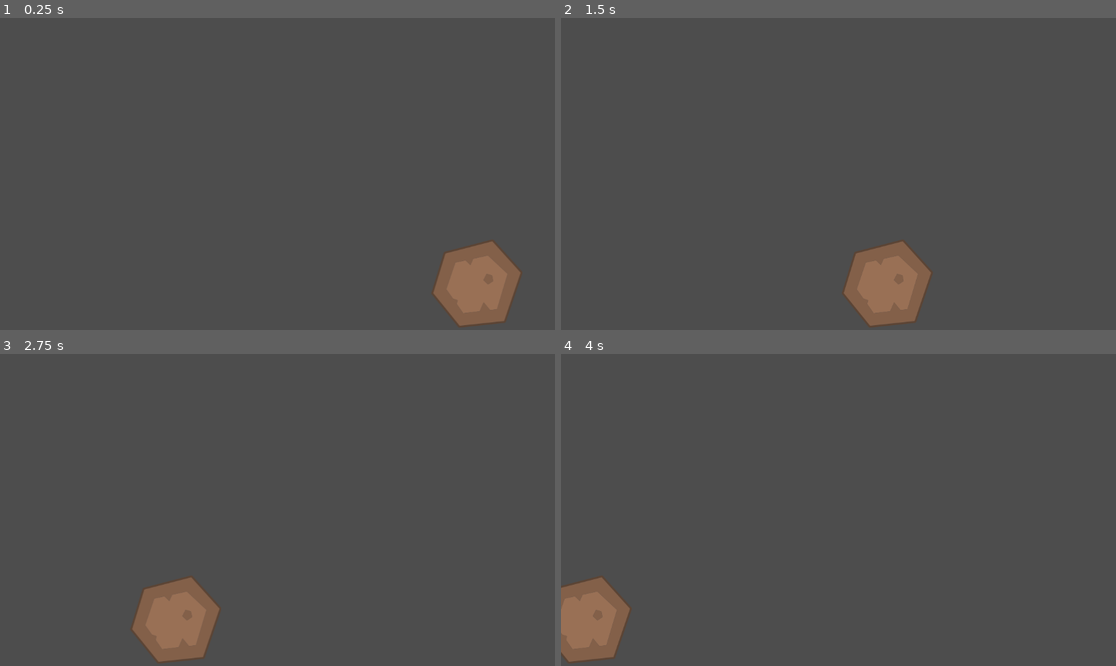
Above: before the commit, frames 1-4 (two rows, left to right).
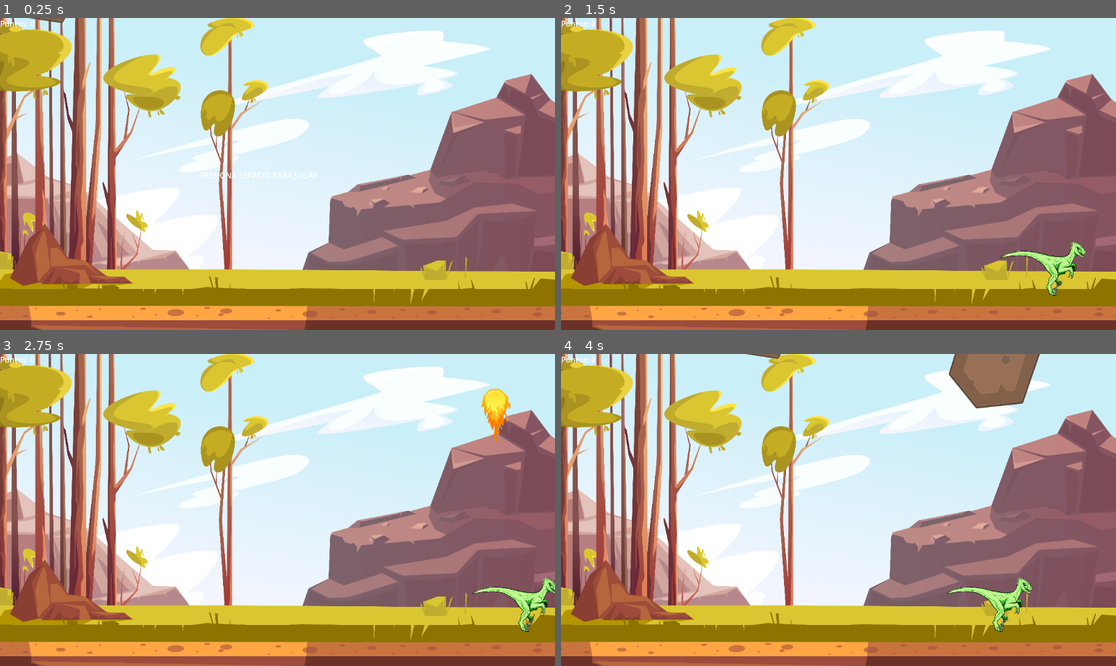
Above: after the commit, the same moments.

Repository: EstebanG17-ia/ProyectoGodot
Game: Godot game, scene res://Main.tscn
The game is run twice, just before and just after one commit, with the same random seed, the same clock (stepped at 60 frames per second) and the same inputs. Before the commit the project starts from res://big_asteroide.tscn.
Inputs:
- Up to frame 1 (0.25 s): no input
- Up to frame 2 (1.5 s): tap Space (shoot) at 0.5 s; hold Right (Right) 0.53-1.28 s; tap Enter (empezar_juego, bound only after the commit) at 0.6 s; tap R (reiniciar_tecla, bound only after the commit) at 0.8, 1.35 s; hold Down (Down) from 1.28 s (still down)
- Up to frame 3 (2.75 s): tap Enter (empezar_juego, bound only after the commit) at 1.55 s; release Down (Down) at 2.03 s; hold Right (Right) from 2.03 s (still down); tap Space (shoot) at 2.1 s; tap R (reiniciar_tecla, bound only after the commit) at 2.3 s
- Up to frame 4 (4 s): release Right (Right) at 2.78 s; hold Up (Up) 2.78-3.53 s; tap Enter (empezar_juego, bound only after the commit) at 2.85 s; hold Left (Left) from 3.53 s (still down); tap R (reiniciar_tecla, bound only after the commit) at 3.6 s

The runs differ from the first frame. In frame 1, 99% of the frame differs, in the area x 0-100%, y 0-100%; in frame 2, 100%; in frame 3, 100%; in frame 4, 100%.

Commit message:
Juego de dinosaurio

Diff:
--- /dev/null
+++ b/HUD.tscn
@@ -0,0 +1,10 @@
+[gd_scene format=3 uid="uid://bi7c0vr013y8b"]
+
+[node name="HUD" type="CanvasLayer" unique_id=1536048275]
+
+[node name="lblPuntos" type="Label" parent="." unique_id=167112606]
+modulate = Color(0, 0, 0, 1)
+self_modulate = Color(0, 0, 0, 1)
+offset_right = 40.0
+offset_bottom = 23.0
+text = "Puntos: 0"
--- /dev/null
+++ b/Inicio.gd
@@ -0,0 +1 @@
+extends Control
--- a/Laser.gd
+++ b/Laser.gd
@@ -1,14 +1,13 @@
 extends Area2D
 
-@export var speed = 250
+@export var speed: int
 
 func _process(delta: float) -> void:
-	position.x += speed * delta
+	position.y -= speed * delta
 
 func _on_area_entered(area: Area2D) -> void:
 	if area.is_in_group("asteroides"):
 		queue_free()
 
-
 func _on_visible_on_screen_notifier_2d_screen_exited() -> void:
 	queue_free()
--- a/Laser.tscn
+++ b/Laser.tscn
@@ -1,23 +1,26 @@
 [gd_scene format=3 uid="uid://b5gn2e0yos4y4"]
 
 [ext_resource type="Script" uid="uid://diiyrvaj8c2iq" path="res://Laser.gd" id="1_y3ayh"]
-[ext_resource type="Texture2D" uid="uid://d2x8q7jnthye5" path="res://assets/sprites/laser.png" id="2_tgwgk"]
+[ext_resource type="Texture2D" uid="uid://ceyq2g80natkw" path="res://assets/sprites/BolaDeFuegoRaaaaww.png" id="2_y3ayh"]
 
 [sub_resource type="CapsuleShape2D" id="CapsuleShape2D_c0y1x"]
-radius = 7.0
-height = 68.0
+radius = 25.999643
+height = 70.11426
 
 [node name="Area2D" type="Area2D" unique_id=997558252 groups=["laser"]]
+rotation = -1.5760323
 script = ExtResource("1_y3ayh")
+speed = 500
 
 [node name="Sprite2D" type="Sprite2D" parent="." unique_id=520210807]
-position = Vector2(1, 0)
-rotation = 1.5707964
-texture = ExtResource("2_tgwgk")
+position = Vector2(20.999725, 0.10995674)
+rotation = -1.5707964
+scale = Vector2(0.111775294, 0.104126014)
+texture = ExtResource("2_y3ayh")
 
 [node name="CollisionShape2D" type="CollisionShape2D" parent="." unique_id=641484994]
-position = Vector2(1, 0)
-rotation = 1.5707964
+position = Vector2(43.999397, 0.23038092)
+rotation = -1.5707964
 shape = SubResource("CapsuleShape2D_c0y1x")
 
 [node name="VisibleOnScreenNotifier2D" type="VisibleOnScreenNotifier2D" parent="." unique_id=909358849 groups=["laser"]]
--- a/Main.tscn
+++ b/Main.tscn
@@ -1,17 +1,18 @@
 [gd_scene format=3 uid="uid://dtr1ouvxnleuw"]
 
-[ext_resource type="Texture2D" uid="uid://ki35hi716qcw" path="res://assets/sprites/background.png" id="1_uu6xs"]
+[ext_resource type="Script" uid="uid://dbgojhdgk1jtg" path="res://main.gd" id="1_trn2v"]
 [ext_resource type="PackedScene" uid="uid://djjg3i36vxv3d" path="res://big_asteroide.tscn" id="2_r0du0"]
+[ext_resource type="Texture2D" uid="uid://ccei5bgyyfpmg" path="res://assets/487.jpg" id="2_wkp8b"]
 [ext_resource type="PackedScene" uid="uid://bf5062ti0f8jl" path="res://mediuma_asteroide.tscn" id="3_cm0pq"]
 [ext_resource type="PackedScene" uid="uid://wx6jm5ta84ej" path="res://smalal_asteroide.tscn" id="4_cm0pq"]
-[ext_resource type="PackedScene" uid="uid://7rjxjkx6rr3m" path="res://player.tscn" id="6_3dxm6"]
+[ext_resource type="PackedScene" uid="uid://wkkou1q8uvo2" path="res://inicio.tscn" id="6_lgr22"]
 [ext_resource type="Script" uid="uid://cfqep68rraawd" path="res://asteroide_spawner.gd" id="7_lgr22"]
+[ext_resource type="PackedScene" uid="uid://d157xhdr3m61c" path="res://puntos.tscn" id="8_03owx"]
+[ext_resource type="PackedScene" uid="uid://bhqilfo06bisy" path="res://game_over_screen.tscn" id="9_wkp8b"]
+[ext_resource type="Script" uid="uid://j6ngx6c37axq" path="res://suelo.gd" id="10_wkp8b"]
 
 [sub_resource type="RectangleShape2D" id="RectangleShape2D_lgr22"]
 size = Vector2(10, 672)
-
-[sub_resource type="RectangleShape2D" id="RectangleShape2D_trn2v"]
-size = Vector2(1170, 15.5)
 
 [sub_resource type="RectangleShape2D" id="RectangleShape2D_03owx"]
 size = Vector2(12, 664)
@@ -19,31 +20,30 @@
 [sub_resource type="RectangleShape2D" id="RectangleShape2D_3dxm6"]
 size = Vector2(1171, 10)
 
+[sub_resource type="RectangleShape2D" id="RectangleShape2D_wkp8b"]
+size = Vector2(1175, 84)
+
 [node name="Node2D" type="Node2D" unique_id=613075161]
+process_mode = 3
+script = ExtResource("1_trn2v")
 
 [node name="Background" type="Sprite2D" parent="." unique_id=60900935]
-position = Vector2(577, 340)
-scale = Vector2(0.6018191, 0.5545675)
-texture = ExtResource("1_uu6xs")
+position = Vector2(577.50006, 581.5)
+scale = Vector2(0.19849999, 0.29925)
+texture = ExtResource("2_wkp8b")
 
 [node name="Wall(limitadores de movimiento)" type="Node" parent="." unique_id=1245837290]
 
 [node name="BottonWall" type="StaticBody2D" parent="Wall(limitadores de movimiento)" unique_id=1245738374]
 
 [node name="CollisionShape2D" type="CollisionShape2D" parent="Wall(limitadores de movimiento)/BottonWall" unique_id=1059755611]
-position = Vector2(-5, 326)
+position = Vector2(-12, 327)
 shape = SubResource("RectangleShape2D_lgr22")
-
-[node name="LetfWall" type="StaticBody2D" parent="Wall(limitadores de movimiento)" unique_id=1017502690]
-
-[node name="CollisionShape2D" type="CollisionShape2D" parent="Wall(limitadores de movimiento)/LetfWall" unique_id=894162170]
-position = Vector2(575, 653.25)
-shape = SubResource("RectangleShape2D_trn2v")
 
 [node name="RightWall" type="StaticBody2D" parent="Wall(limitadores de movimiento)" unique_id=1620931801]
 
 [node name="CollisionShape2D" type="CollisionShape2D" parent="Wall(limitadores de movimiento)/RightWall" unique_id=963805196]
-position = Vector2(1156, 328)
+position = Vector2(1166, 333)
 shape = SubResource("RectangleShape2D_03owx")
 
 [node name="TopWall" type="StaticBody2D" parent="Wall(limitadores de movimiento)" unique_id=20855019]
@@ -58,15 +58,23 @@
 position = Vector2(901, 14)
 
 [node name="MediumAsteroide" parent="Objetos(Laser, Nave y Asteroides)" unique_id=2145954991 instance=ExtResource("3_cm0pq")]
-position = Vector2(957, 116)
+position = Vector2(98, -87)
 
 [node name="SmallAsteroide" parent="Objetos(Laser, Nave y Asteroides)" unique_id=237423785 instance=ExtResource("4_cm0pq")]
-position = Vector2(1037, 498)
+position = Vector2(842, -93)
 
-[node name="Player" parent="Objetos(Laser, Nave y Asteroides)" unique_id=1174121348 instance=ExtResource("6_3dxm6")]
-position = Vector2(3, 186)
+[node name="Inicio" parent="Objetos(Laser, Nave y Asteroides)" unique_id=2033548141 instance=ExtResource("6_lgr22")]
+offset_left = 413.0
+offset_top = 315.0
+offset_right = 413.016
+offset_bottom = 321.408
+
+[node name="HUD" parent="Objetos(Laser, Nave y Asteroides)" unique_id=1536048275 instance=ExtResource("8_03owx")]
+
+[node name="GameOverScreen" parent="Objetos(Laser, Nave y Asteroides)" unique_id=1930893236 instance=ExtResource("9_wkp8b")]
 
 [node name="AsteroideSpawner" type="Marker2D" parent="." unique_id=1894923118]
+process_mode = 3
 position = Vector2(1226, 316)
 script = ExtResource("7_lgr22")
 asteroides = Array[PackedScene]([ExtResource("2_r0du0"), ExtResource("3_cm0pq"), ExtResource("4_cm0pq")])
@@ -76,6 +84,15 @@
 autostart = true
 
 [node name="BigAsteroide" parent="." unique_id=1597036847 instance=ExtResource("2_r0du0")]
-position = Vector2(-44, -213)
+position = Vector2(-646, -659)
+
+[node name="Suelo" type="Area2D" parent="." unique_id=615694089 groups=["Suelo"]]
+position = Vector2(11, 625)
+script = ExtResource("10_wkp8b")
+
+[node name="CollisionShape2D" type="CollisionShape2D" parent="Suelo" unique_id=613033169 groups=["Suelo"]]
+position = Vector2(569.5, -19)
+shape = SubResource("RectangleShape2D_wkp8b")
 
 [connection signal="timeout" from="AsteroideSpawner/Timer" to="AsteroideSpawner" method="_on_timer_timeout"]
+[connection signal="area_entered" from="Suelo" to="Suelo" method="_on_area_entered"]
--- a/area_1.2d.gd
+++ b/area_1.2d.gd
@@ -1,13 +1,25 @@
 extends Area2D
 
-@export var speed = 250
+@export var speed = 150
 
 func _process(delta: float) -> void:
-	position.x -= speed * delta
+	position.y += speed * delta
 
 func _on_area_entered(area: Area2D) -> void:
 	if area.is_in_group("laser"):
+		var main_node = get_tree().current_scene
+
+		if main_node.has_method("sumar_puntos"):
+			main_node.sumar_puntos()
+
+		area.queue_free()
 		queue_free()
+
+	if area.is_in_group("suelo"):
+		var main_node = get_tree().current_scene
+
+		if main_node.has_method("detener_juego"):
+			main_node.detener_juego()
 
 
 func _on_body_entered(body: Node2D) -> void:
--- a/area_2d.gd
+++ b/area_2d.gd
@@ -1,14 +1,25 @@
 extends Area2D
 
-@export var speed = 250
+@export var speed = 150
 
 func _process(delta: float) -> void:
-	position.x -= speed * delta
-
+	position.y += speed * delta
 
 func _on_area_entered(area: Area2D) -> void:
 	if area.is_in_group("laser"):
+		var main_node = get_tree().current_scene
+
+		if main_node.has_method("sumar_puntos"):
+			main_node.sumar_puntos()
+
+		area.queue_free()
 		queue_free()
+
+	if area.is_in_group("suelo"):
+		var main_node = get_tree().current_scene
+
+		if main_node.has_method("detener_juego"):
+			main_node.detener_juego()
 
 
 func _on_body_entered(body: Node2D) -> void:
--- a/asteroide_spawner.gd
+++ b/asteroide_spawner.gd
@@ -2,15 +2,36 @@
 
 @export var asteroides: Array[PackedScene]
 
-@export var min_y: float = 101.5
-@export var max_y: float = 554.5
+@export var min_x: float = 0
+@export var max_x: float = 800
+
+@export var spawn_chance: float = 0.8
+
+@export var max_asteroides: int = 3
+
+@export var min_time: float = 0.5
+@export var max_time: float = 1.5
+
 
 func add_asteroides():
-	var random_asteroid_scene = asteroides.pick_random()
-	var asteroid = random_asteroid_scene.instantiate()
-	var random_y = randf_range(min_y, max_y)
-	add_child(asteroid)
-	asteroid.global_position = Vector2(global_position.x, random_y)
+	if randf() > spawn_chance:
+		return
+
+	var cantidad = randi_range(1, max_asteroides)
+
+	for i in cantidad:
+		var random_asteroid_scene = asteroides.pick_random()
+		var asteroid = random_asteroid_scene.instantiate()
+
+		var random_x = randf_range(min_x, max_x)
+
+		get_tree().current_scene.add_child(asteroid)
+		asteroid.global_position = Vector2(random_x, -50)
+
 
 func _on_timer_timeout() -> void:
 	add_asteroides()
+
+	var new_time = randf_range(min_time, max_time)
+	$Timer.wait_time = new_time
+	$Timer.start()
--- a/big_asteroide.gd
+++ b/big_asteroide.gd
@@ -1,13 +1,28 @@
 extends Area2D
 
-@export var speed = 250
+@export var speed = 150
 
 func _process(delta: float) -> void:
-	position.x -= speed * delta
+	position.y += speed * delta
 
 
 func _on_area_entered(area: Area2D) -> void:
+	# 🔫 Si lo golpea el láser
 	if area.is_in_group("laser"):
+		var main_node = get_tree().current_scene
+
+		if main_node.has_method("sumar_puntos"):
+			main_node.sumar_puntos()
+
+		area.queue_free()
+		queue_free()
+
+	if area.is_in_group("suelo"):
+		var main_node = get_tree().current_scene
+
+		if main_node.has_method("detener_juego"):
+			main_node.detener_juego()
+
 		queue_free()
 
 
--- a/big_asteroide.tscn
+++ b/big_asteroide.tscn
@@ -7,14 +7,16 @@
 radius = 77.92946
 
 [node name="BigAsteroide" type="Area2D" unique_id=1222279962 groups=["asteroides"]]
+position = Vector2(0, -16)
 script = ExtResource("1_ds0fb")
 
 [node name="Sprite2D" type="Sprite2D" parent="." unique_id=1795130325]
-position = Vector2(1052.5, 551.5)
+position = Vector2(570.5, 71.5)
 texture = ExtResource("1_xapdi")
 
 [node name="CollisionShape2D" type="CollisionShape2D" parent="." unique_id=1811561911]
-position = Vector2(1053.5, 554.5)
+position = Vector2(567.0837, 75.02051)
+rotation = 0.44854963
 shape = SubResource("CircleShape2D_ds0fb")
 
 [connection signal="area_entered" from="." to="." method="_on_area_entered"]
--- /dev/null
+++ b/game_over_screen.tscn
@@ -0,0 +1,24 @@
+[gd_scene format=3 uid="uid://bhqilfo06bisy"]
+
+[node name="GameOverScreen" type="CanvasLayer" unique_id=1930893236]
+
+[node name="ColorRect" type="ColorRect" parent="." unique_id=1435425863]
+offset_left = -9.0
+offset_top = -9.0
+offset_right = 1172.0
+offset_bottom = 664.0
+color = Color(0, 0, 0, 0.5176471)
+
+[node name="lblMensaje" type="Label" parent="." unique_id=600581922]
+offset_left = 493.0
+offset_top = 266.0
+offset_right = 585.0
+offset_bottom = 289.0
+text = "GAME OVER"
+
+[node name="lblReiniciar" type="Label" parent="." unique_id=983523315]
+offset_left = 420.0
+offset_top = 340.0
+offset_right = 651.0
+offset_bottom = 363.0
+text = "Presiona R para volver a jugar"
--- /dev/null
+++ b/inicio.tscn
@@ -0,0 +1,17 @@
+[gd_scene format=3 uid="uid://wkkou1q8uvo2"]
+
+[node name="Inicio" type="Control" unique_id=2033548141]
+layout_mode = 3
+anchor_right = 0.09200001
+anchor_bottom = 0.12900001
+offset_right = 0.015991211
+offset_bottom = 6.407997
+
+[node name="lblInicio" type="Label" parent="." unique_id=1597333173]
+process_mode = 3
+layout_mode = 0
+offset_right = 252.0
+offset_bottom = 23.0
+text = "Presiona espacio para jugar"
+clip_text = true
+uppercase = true
--- /dev/null
+++ b/main.gd
@@ -0,0 +1,55 @@
+extends Node2D
+
+const ESCENA_Player = preload("res://Player.tscn")
+@onready var lblInicio = $"Objetos(Laser, Nave y Asteroides)/Inicio/lblInicio"
+@onready var lblPuntos = $"Objetos(Laser, Nave y Asteroides)/HUD/lblPuntos"
+@onready var gameOverScreen = $"Objetos(Laser, Nave y Asteroides)/GameOverScreen"
+
+var player_actual: Node2D = null
+var juego_iniciado = false
+var puntos = 0
+
+func _ready():
+	process_mode = Node.PROCESS_MODE_ALWAYS
+	get_tree().paused = true
+	juego_iniciado = false
+	gameOverScreen.visible = false
+	actualizar_interfaz_puntos()
+
+func _process(_delta):
+	if !juego_iniciado and Input.is_action_just_pressed("empezar_juego"):
+		iniciar_juego()
+
+	if gameOverScreen.visible and Input.is_action_just_pressed("reiniciar_tecla"):
+		iniciar_juego()
+
+func iniciar_juego():
+	get_tree().call_group("asteroides", "queue_free")
+
+	if player_actual:
+		player_actual.queue_free()
+
+	player_actual = ESCENA_Player.instantiate()
+	player_actual.position = Vector2(-30, 183)
+	add_child(player_actual)
+
+	puntos = 0
+	actualizar_interfaz_puntos()
+
+	juego_iniciado = true
+	get_tree().paused = false
+	lblInicio.visible = false
+	gameOverScreen.visible = false
+
+func detener_juego():
+	juego_iniciado = false
+	get_tree().paused = true
+	gameOverScreen.visible = true
+
+func sumar_puntos():
+	puntos += 100
+	actualizar_interfaz_puntos()
+
+func actualizar_interfaz_puntos():
+	if lblPuntos:
+		lblPuntos.text = "Puntos: " + str(puntos)
--- a/player.gd
+++ b/player.gd
@@ -1,15 +1,18 @@
 extends CharacterBody2D
 
-@export var speed: float = 300.0
+@export var speed: float = 400.0
 @export var laser_scene: PackedScene
+
+func _ready():
+	var screen_size = get_viewport_rect().size
+
+	global_position.x = screen_size.x / 2
+	global_position.y = screen_size.y - 50
+
 
 func _physics_process(delta: float) -> void:
 	var x_input = Input.get_axis("Left", "Right")
-	var y_input = Input.get_axis("Up", "Down")
-
 	velocity.x = x_input * speed
-	velocity.y = y_input * speed
-
 	move_and_slide()
 
 	if Input.is_action_just_pressed("shoot"):
@@ -25,4 +28,8 @@
 
 func _on_detection_area_area_entered(area: Area2D) -> void:
 	if area.is_in_group("asteroides"):
+		var main_node = get_tree().current_scene
+		if main_node.has_method("detener_juego"):
+			main_node.detener_juego()
+
 		queue_free()
--- a/player.tscn
+++ b/player.tscn
@@ -2,33 +2,37 @@
 
 [ext_resource type="Script" uid="uid://dxcv7h6n8vys8" path="res://player.gd" id="1_onrkg"]
 [ext_resource type="PackedScene" uid="uid://b5gn2e0yos4y4" path="res://Laser.tscn" id="2_hqtel"]
-[ext_resource type="Texture2D" uid="uid://u1dwh7mn2yxx" path="res://assets/sprites/ship.png" id="2_i3pqv"]
+[ext_resource type="Texture2D" uid="uid://n1ayju47y8db" path="res://assets/sprites/DinoJuegoRAAAAAWW.png" id="3_i3pqv"]
 
-[sub_resource type="CircleShape2D" id="CircleShape2D_i3pqv"]
-radius = 48.0
+[sub_resource type="RectangleShape2D" id="RectangleShape2D_i3pqv"]
+size = Vector2(120.99306, 1165.5234)
 
 [node name="Player" type="CharacterBody2D" unique_id=1174121348 groups=["player"]]
 z_index = 1
-position = Vector2(74, 207)
+position = Vector2(403, 590)
+rotation = -1.5760323
 script = ExtResource("1_onrkg")
 laser_scene = ExtResource("2_hqtel")
 
 [node name="Sprite2D" type="Sprite2D" parent="." unique_id=1617522122]
-position = Vector2(90, 153)
+position = Vector2(74.166435, 159.3905)
 rotation = 1.5707964
-texture = ExtResource("2_i3pqv")
+scale = Vector2(0.30009624, 0.32463786)
+texture = ExtResource("3_i3pqv")
 
 [node name="LaserSpawn" type="Marker2D" parent="." unique_id=438405726]
-position = Vector2(137, 154)
+position = Vector2(131.19711, 153.68904)
 
 [node name="CollisionPolygon2D" type="CollisionPolygon2D" parent="." unique_id=1198467454]
-position = Vector2(1, 0)
-polygon = PackedVector2Array(47, 75, 48, 232, 148, 153)
+position = Vector2(-31.046684, 8.83755)
+scale = Vector2(0.9992053, 1.1059698)
+polygon = PackedVector2Array(53.07849, 60.031555, 54.07849, 217.03156, 159.87732, 214.84009, 162.67316, 62.85263)
 
 [node name="DetectionArea" type="Area2D" parent="." unique_id=421500507 groups=["player"]]
+position = Vector2(-0.9947504, -1.0052239)
 
 [node name="CollisionShape2D" type="CollisionShape2D" parent="DetectionArea" unique_id=567371977]
-position = Vector2(78, 153)
-shape = SubResource("CircleShape2D_i3pqv")
+position = Vector2(-36.360718, 173.24893)
+shape = SubResource("RectangleShape2D_i3pqv")
 
 [connection signal="area_entered" from="DetectionArea" to="." method="_on_detection_area_area_entered"]
--- a/project.godot
+++ b/project.godot
@@ -10,8 +10,8 @@
 
 [application]
 
-config/name="ProyectoNaveEspacialDestruyeAsteroides"
-run/main_scene="uid://djjg3i36vxv3d"
+config/name="Dinosauriodestruyeasteroides"
+run/main_scene="uid://dtr1ouvxnleuw"
 config/features=PackedStringArray("4.6", "Mobile")
 config/icon="res://icon.svg"
 
@@ -20,6 +20,7 @@
 player=""
 laser=""
 asteroides=""
+Suelo=""
 
 [input]
 
@@ -48,6 +49,16 @@
 "events": [Object(InputEventKey,"resource_local_to_scene":false,"resource_name":"","device":0,"window_id":0,"alt_presse …(189 unchanged characters)…
 ]
 }
+empezar_juego={
+"deadzone": 0.2,
+"events": [Object(InputEventKey,"resource_local_to_scene":false,"resource_name":"","device":0,"window_id":0,"alt_pressed":false,"shift_pressed":false,"ctrl_pressed":false,"meta_pressed":false,"pressed":false,"keycode":0,"physical_keycode":4194309,"key_label":0,"unicode":0,"location":0,"echo":false,"script":null)
+]
+}
+reiniciar_tecla={
+"deadzone": 0.2,
+"events": [Object(InputEventKey,"resource_local_to_scene":false,"resource_name":"","device":0,"window_id":0,"alt_pressed":false,"shift_pressed":false,"ctrl_pressed":false,"meta_pressed":false,"pressed":false,"keycode":0,"physical_keycode":82,"key_label":0,"unicode":0,"location":0,"echo":false,"script":null)
+]
+}
 
 [physics]
 
--- /dev/null
+++ b/puntos.tscn
@@ -0,0 +1,8 @@
+[gd_scene format=3 uid="uid://d157xhdr3m61c"]
+
+[node name="HUD" type="CanvasLayer" unique_id=1536048275]
+
+[node name="lblPuntos" type="Label" parent="." unique_id=167112606]
+offset_right = 40.0
+offset_bottom = 23.0
+text = "Puntos: 0"
--- /dev/null
+++ b/suelo.gd
@@ -0,0 +1,5 @@
+extends Area2D
+
+
+func _on_area_entered(area: Area2D) -> void:
+	pass
Not shown, added: Inicio.gd.uid
Binary file added: assets/487.jpg
Not shown, added: assets/487.jpg.import
Binary file added: assets/sprites/BolaDeFuegoRaaaaww.png
Not shown, added: assets/sprites/BolaDeFuegoRaaaaww.png.import
Binary file added: assets/sprites/DinoJuegoRAAAAAWW.png
Not shown, added: assets/sprites/DinoJuegoRAAAAAWW.png.import
Not shown, added: main.gd.uid
Not shown, added: suelo.gd.uid
Not shown, added: DinosauriosFondo.zip
